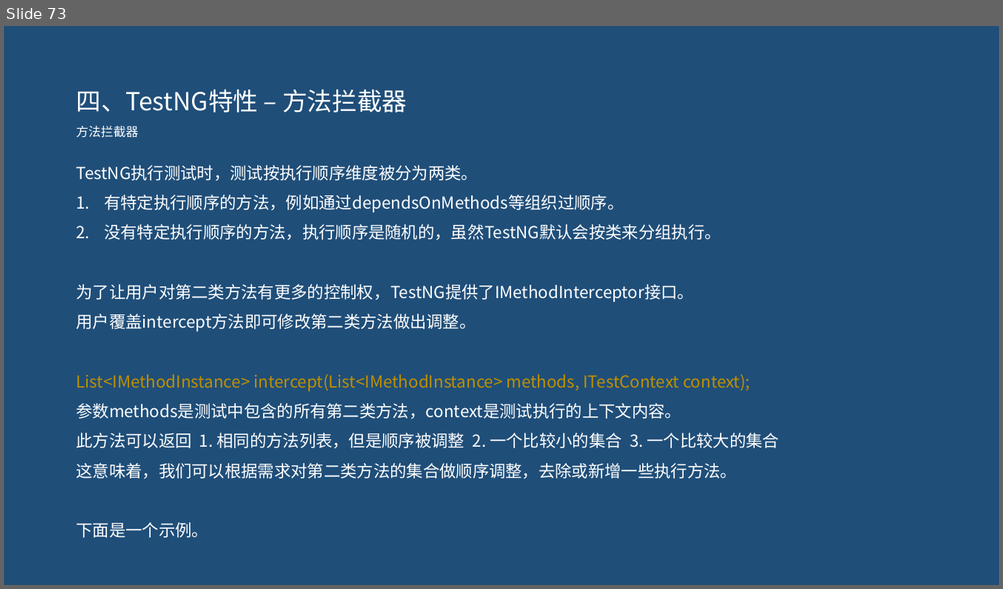
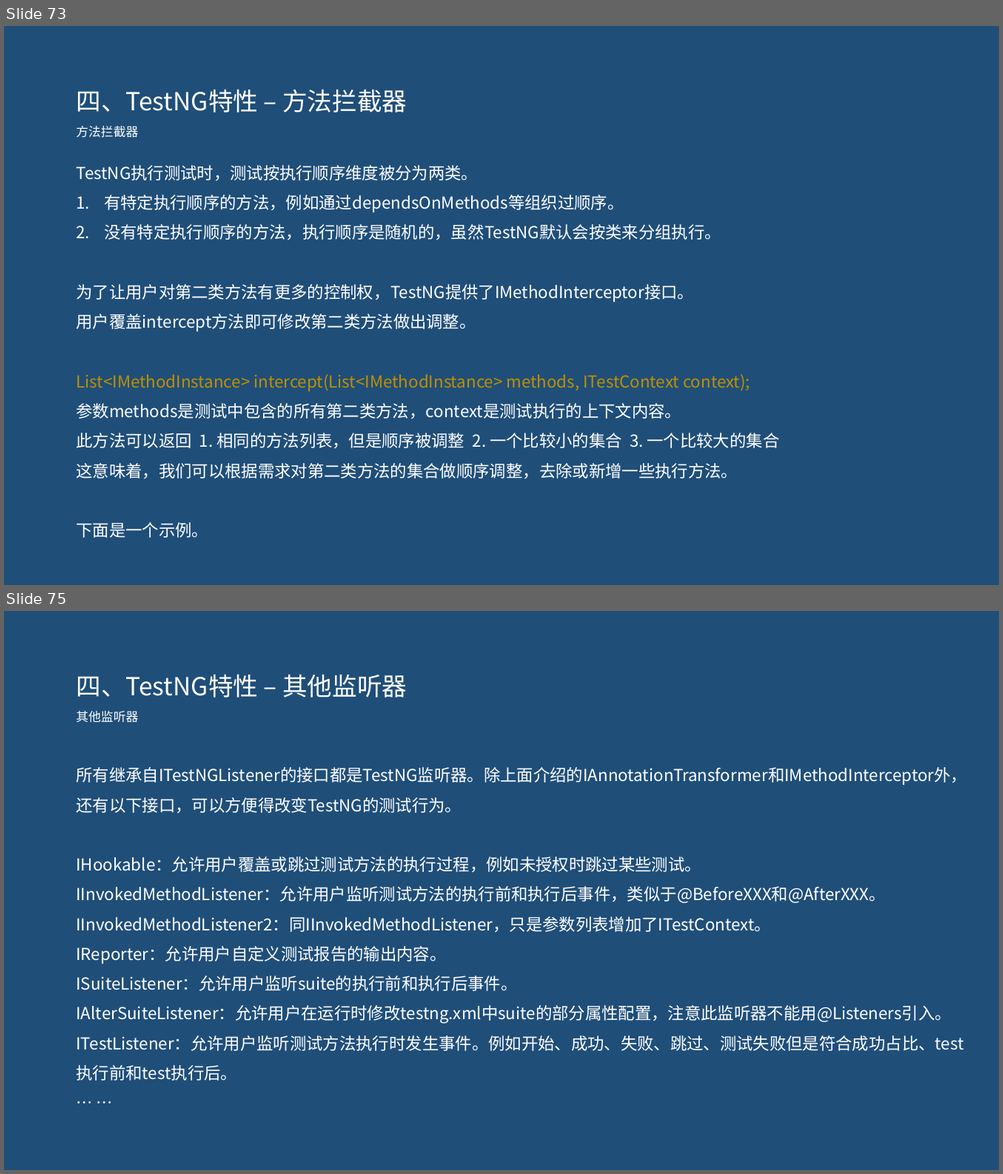
Before and after one commit to pertrichor/hello-testng, a slide deck: demo-server/doc/testNG介绍.pptx. Shown one above the other, each under a label of ours: slide 73 before the commit, slides 73 and 75 after it; the slides between them are not shown. The pictures are 1003x589 and 1003x1174 pixels, drawn with LibreOffice and Linux fonts; fonts in the diff are those of the drawing. Boxes give left, top, right and bottom in pixels: in the first picture for what was removed or moved away, otherwise in the second. Text is boxed around its words. In the diff, an @@ line names an element or a change of style, - is before the commit and + after.

```diff
--- a/demo-server/doc/testNG介绍.pptx
+++ b/demo-server/doc/testNG介绍.pptx
@@ slide 75 added at (x1=4, y1=611, x2=999, y2=1170), background #1F4E79 @@
@@ text added at (x1=76, y1=674, x2=407, y2=698), 24 pt, text #FFFFFF @@
+四、TestNG特性 – 其他监听器
@@ text added at (x1=76, y1=711, x2=138, y2=723), 12 pt, text #FFFFFF @@
+其他监听器
@@ text added at (x1=76, y1=767, x2=967, y2=1081), 16 pt, text #FFFFFF @@
+所有继承自ITestNGListener的接口都是TestNG监听器。除上面介绍的IAnnotationTransformer和IMethodInterceptor外，
+还有以下接口，可以方便得改变TestNG的测试行为。
+IHookable：允许用户覆盖或跳过测试方法的执行过程，例如未授权时跳过某些测试。
+IInvokedMethodListener：允许用户监听测试方法的执行前和执行后事件，类似于@BeforeXXX和@AfterXXX。
+IInvokedMethodListener2：同IInvokedMethodListener，只是参数列表增加了ITestContext。
+IReporter：允许用户自定义测试报告的输出内容。
+ISuiteListener：允许用户监听suite的执行前和执行后事件。
+IAlterSuiteListener：允许用户在运行时修改testng.xml中suite的部分属性配置，注意此监听器不能用@Listeners引入。
+ITestListener：允许用户监听测试方法执行时发生事件。例如开始、成功、失败、跳过、测试失败但是符合成功占比、test
+执行前和test执行后。
+… …
```
Also in this commit, not shown: 2 slides changed, 6 other slides added, 2 other files.
